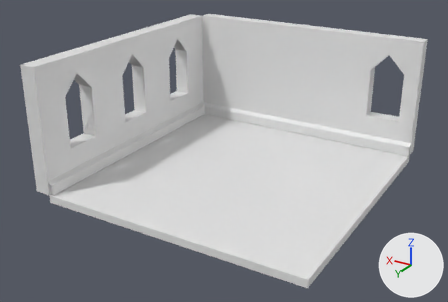
Renders of the Blender file Assets/Mesh/Stage.blend from each side of a commit.
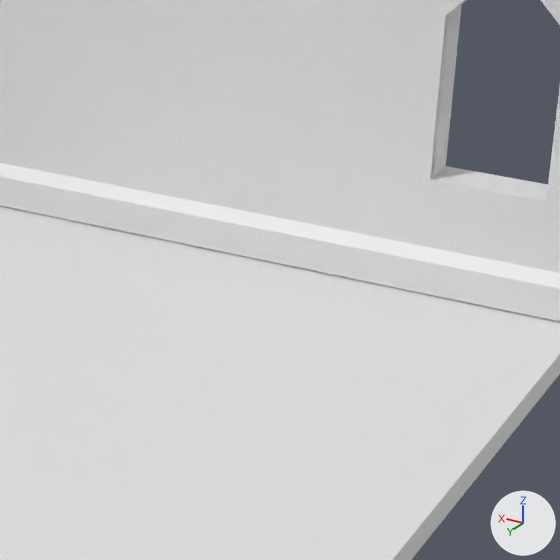
The first picture shows the older version from a 50 mm lens placed at (-54.7, 93.6, 52.6), pointed at (2.7, -2.0, 4.8). The close-ups show both versions on the part from 55% to 90% of the width and 22% to 73% of the height of that picture; other places that the commit changed are outside them. The axes (+X, +Y, +Z) are drawn at lower right. The lights are the same throughout.
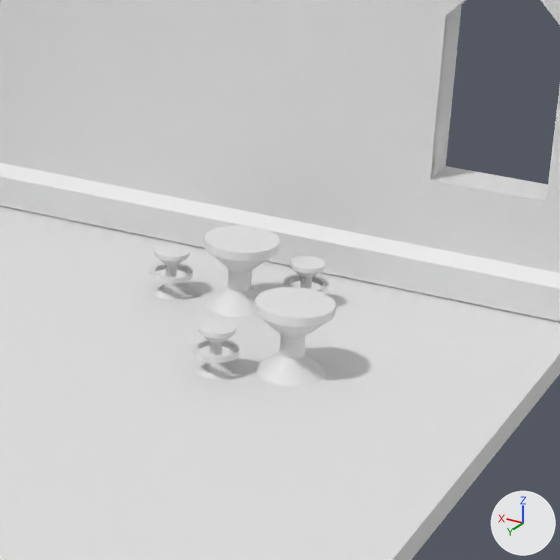
Diff of the bpy script that builds the scene:
```diff
--- a/Assets/Mesh/Stage.blend.py
+++ b/Assets/Mesh/Stage.blend.py
@@ me_cylinder_002 @@
+me_cylinder_002.from_pydata(...)  # 144 vertices, 130 faces; spans x -1.24..1.24, y -1.24..1.24, z -1.0..1.66
+me_cylinder_002.polygons.foreach_set('use_smooth', [True] * 130)
+me_cylinder_002.materials.append(mat_atlas)  # its picture is missing
@@ me_cylinder_001 @@
+me_cylinder_001.from_pydata(...)  # 80 vertices, 66 faces; spans x -1.0..1.0, y -1.0..1.0, z -1.0..1.0
+me_cylinder_001.polygons.foreach_set('use_smooth', [True] * 66)
+me_cylinder_001.materials.append(mat_atlas)  # its picture is missing
@@ ob_cylinder_004 @@
+ob_cylinder_004 = bpy.data.objects.new('Cylinder.004', me_cylinder_002)
+ob_cylinder_004.location = (-10.5, -12.21, 1.01)
+ob_cylinder_004.scale = (1.06, 1.06, 1.06)
@@ ob_cylinder_003 @@
+ob_cylinder_003 = bpy.data.objects.new('Cylinder.003', me_cylinder_002)
+ob_cylinder_003.location = (-11.24, -23.7, 1.01)
+ob_cylinder_003.scale = (1.06, 1.06, 1.06)
@@ ob_cylinder_002 @@
+ob_cylinder_002 = bpy.data.objects.new('Cylinder.002', me_cylinder_002)
+ob_cylinder_002.location = (-3.53, -21.28, 1.01)
+ob_cylinder_002.scale = (1.06, 1.06, 1.06)
@@ ob_cylinder_001 @@
+ob_cylinder_001 = bpy.data.objects.new('Cylinder.001', me_cylinder_001)
+ob_cylinder_001.location = (-14.13, -14.45, 1.99)
+ob_cylinder_001.scale = (2.22, 2.22, 2.22)
@@ ob_cylinder @@
+ob_cylinder = bpy.data.objects.new('Cylinder', me_cylinder_001.copy())
+ob_cylinder.location = (-7.78, -21.79, 1.99)
+ob_cylinder.scale = (2.22, 2.22, 2.22)
```

Boxes (x1, y1, x2, y2) around the edits, measured in the close-ups (560 x 560 px):
'Cylinder.001', added
    after: (254, 287, 336, 386)
'Cylinder', added
    after: (204, 226, 280, 317)
'Cylinder.004', added
    after: (192, 319, 240, 379)
'Cylinder.002', added
    after: (149, 244, 193, 299)
'Cylinder.003', added
    after: (283, 256, 328, 293)
